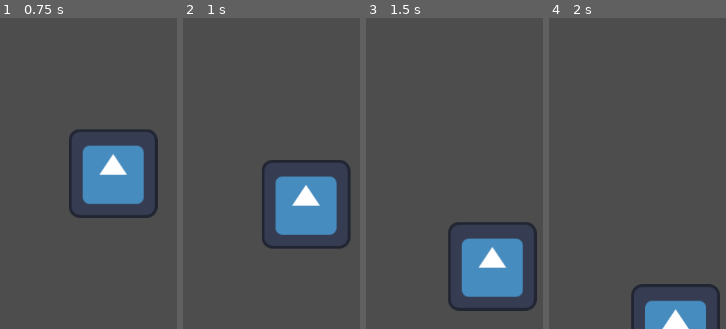
Above: before the commit, frames 1-4 (left to right).
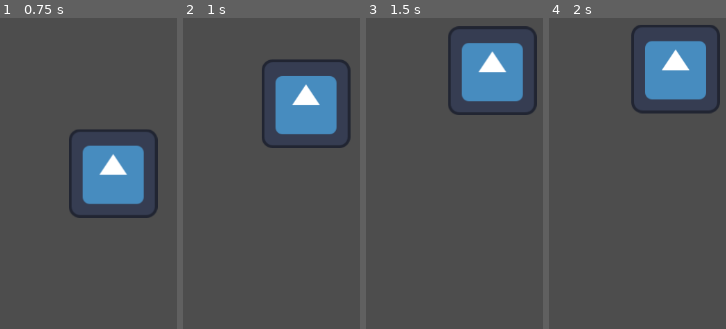
Above: after the commit, the same moments.

Repository: Dekoder-py/DaydreamProject
Game: Godot game, scene res://scenes/level_one.tscn
Two runs of this game, one before a commit and one after it. Both use one fixed random seed, a clock stepped at 60 frames per second and the inputs below. The engine's default icon, where the game draws it, is replaced by a stand-in: a white triangle on a blue panel in a dark square.
Inputs:
- Up to frame 1 (0.75 s): tap Enter at 0.5 s; hold Right (right) from 0.53 s (still down); tap X (shoot, bound only after the commit) at 0.6 s
- Up to frame 2 (1 s): keep holding Right (right); tap W (jump) at 0.77, 0.8 s
- Up to frame 3 (1.5 s): keep holding Right (right); tap W (jump) at 1.07, 1.35 s
- Up to frame 4 (2 s): keep holding Right (right); tap W (jump) at 1.52, 1.82 s; tap X (shoot, bound only after the commit) at 1.55 s

Frame 1 is identical in both runs. In frame 2, 17% of the frame differs, in the area x 44-95%, y 13-75%; in frame 3, 17%, in the area x 46-97%, y 2-95%; in frame 4, 13%.

Commit message:
add shooting and death

Diff:
--- a/project.godot
+++ b/project.godot
@@ -40,3 +40,8 @@
 , Object(InputEventKey,"resource_local_to_scene":false,"resource_name":"","device":-1,"window_id":0,"alt_pressed":false …(183 unchanged characters)…
 ]
 }
+shoot={
+"deadzone": 0.2,
+"events": [Object(InputEventKey,"resource_local_to_scene":false,"resource_name":"","device":-1,"window_id":0,"alt_pressed":false,"shift_pressed":false,"ctrl_pressed":false,"meta_pressed":false,"pressed":false,"keycode":0,"physical_keycode":88,"key_label":0,"unicode":120,"location":0,"echo":false,"script":null)
+]
+}
--- a/scenes/player.tscn
+++ b/scenes/player.tscn
@@ -1,8 +1,9 @@
-[gd_scene load_steps=4 format=3 uid="uid://bbqret6bimjuv"]
+[gd_scene load_steps=5 format=3 uid="uid://bbqret6bimjuv"]
 
 [ext_resource type="Script" uid="uid://grdpg4llu8f4" path="res://scripts/player.gd" id="1_g2els"]
 [ext_resource type="Texture2D" uid="uid://cj3ych3woygbm" path="res://icon.svg" id="2_qhqgy"]
 [ext_resource type="AudioStream" uid="uid://c5yuab7s5qjya" path="res://assets/jump.wav" id="3_qhqgy"]
+[ext_resource type="AudioStream" uid="uid://c8ffi1umtp2gt" path="res://assets/death.wav" id="4_dqkch"]
 
 [node name="Player" type="CharacterBody2D"]
 script = ExtResource("1_g2els")
@@ -17,3 +18,12 @@
 
 [node name="JumpSound" type="AudioStreamPlayer" parent="."]
 stream = ExtResource("3_qhqgy")
+
+[node name="ShootTimer" type="Timer" parent="."]
+wait_time = 0.5
+one_shot = true
+
+[node name="DeathSound" type="AudioStreamPlayer" parent="."]
+stream = ExtResource("4_dqkch")
+
+[connection signal="timeout" from="ShootTimer" to="." method="_on_shoot_timer_timeout"]
--- a/scripts/player.gd
+++ b/scripts/player.gd
@@ -1,10 +1,26 @@
 extends CharacterBody2D
 
 @onready var jump_sound: AudioStreamPlayer = $JumpSound
+@onready var shoot_timer: Timer = $ShootTimer
+@onready var death_sound: AudioStreamPlayer = $DeathSound
 
 const SPEED = 300.0
 const JUMP_VELOCITY = -400.0
+var health: float = 5
+var can_shoot := true
 
+func shoot():
+	damage_self(0.5)
+	can_shoot = false
+	shoot_timer.start()
+
+
+func damage_self(damage: float):
+	health -= damage
+	print("Health: ", health)
+	if health <= 0:
+		death_sound.play()
+		get_tree().reload_current_scene()
 
 func _physics_process(delta: float) -> void:
 	# Add the gravity.
@@ -12,10 +28,13 @@
 		velocity += get_gravity() * delta
 
 	# Handle jump.
-	if Input.is_action_just_pressed("jump") and is_on_floor():
+	if Input.is_action_just_pressed("jump") and !is_on_floor():
 		velocity.y = JUMP_VELOCITY
 		jump_sound.play()
 
+	# handle shoot
+	if Input.is_action_just_pressed("shoot") and can_shoot:
+		shoot()
 
 	# Get the input direction and handle the movement/deceleration.
 	# As good practice, you should replace UI actions with custom gameplay actions.
@@ -26,3 +45,8 @@
 		velocity.x = move_toward(velocity.x, 0, SPEED)
 
 	move_and_slide()
+
+
+
+func _on_shoot_timer_timeout() -> void:
+	can_shoot = true
Not shown, added: assets/death.wav.import
Not shown, added: assets/death.wav
